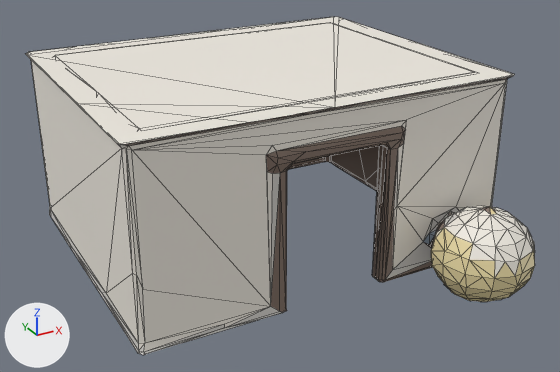
A saved change to the glTF model docs/univers/archipeo/batiments/modeles/6e-batiment-etable-de-bloquette/etape-1.glb.
Both versions are drawn from a 50 mm lens placed at (-0.716, -1.374, 0.804), pointed at (-0.002, -0.077, 0.155). Lighting does not change. The marker at lower left points along +X, +Y and +Z. The older version comes first. Mesh edges are drawn as thin lines. Vertices at exactly the same position are counted once.

In view in the first picture: 'geometry_0'.
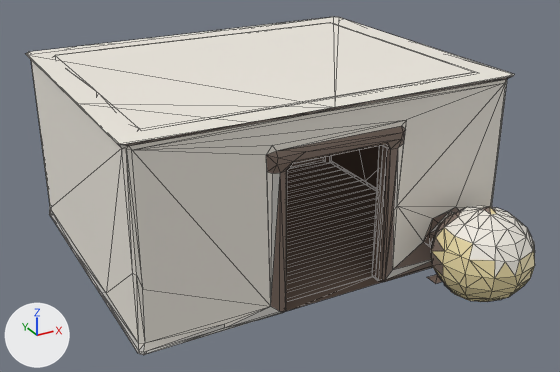
Boxes (x1, y1, x2, y2) around the edits, measured in the pictures (560 x 372 px):
```json
{"part": 1, "of": "me_geometry_0", "change": "added", "after": [286, 161, 377, 302]}
{"part": 2, "of": "me_geometry_0", "change": "built on", "before": [49, 156, 334, 216], "after": [49, 156, 442, 311]}
{"part": 3, "of": "me_geometry_0", "change": "recoloured", "before": [393, 207, 465, 285], "after": [393, 207, 465, 285], "on screen": "grey to brown"}
```

Edits to the scene script, one JSON object a line:
```json
{"block": "me_geometry_0", "where": "# used by ob_geometry_0; location = (0.0, 0.0, 0.0)"}
{"op": "remove", "block": "me_geometry_0", "code": "me_geometry_0.from_pydata(...)  # 516 vertices, 830 faces; spans x -0.399..0.413, y -0.488..0.364, z 0.0..0.389"}
{"op": "add", "block": "me_geometry_0", "code": "me_geometry_0.from_pydata(...)  # 572 vertices, 1014 faces; spans x -0.399..0.413, y -0.488..0.364, z 0.0..0.389"}
{"block": "me_geometry_0", "change": "me_geometry_0 part 1: a new loose piece of 44 vertices spanning x -0.359..0.372, y -0.263..0.328, z 0.003, in mat_defaultmaterial"}
{"block": "me_geometry_0", "change": "me_geometry_0 part 2"}
{"block": "me_geometry_0", "change": "28 faces are deleted"}
{"block": "me_geometry_0", "change": "4 vertices move within x -0.385..0.367, y 0.311..0.36, z 0.0"}
{"block": "me_geometry_0", "change": "6 vertices are added at (0.204, -0.347, 0.003), (0.232, -0.347, 0.003), (0.316, -0.347, 0.003), (0.344, -0.347, 0.003), (-0.106, -0.291, 0.003), (0.119, -0.291, 0.003)"}
{"block": "me_geometry_0", "change": "6 new vertices lie (0.0, 0.028, 0.0) away from vertices in x -0.106..0.344, y -0.347..-0.291, z 0.003"}
{"block": "me_geometry_0", "change": "170 new faces join them"}
{"block": "me_geometry_0", "change": "me_geometry_0 part 3: 51 kept faces spanning x 0.143..0.398, y -0.394..-0.284, z 0.0..0.151 get new vertex colours"}
```
